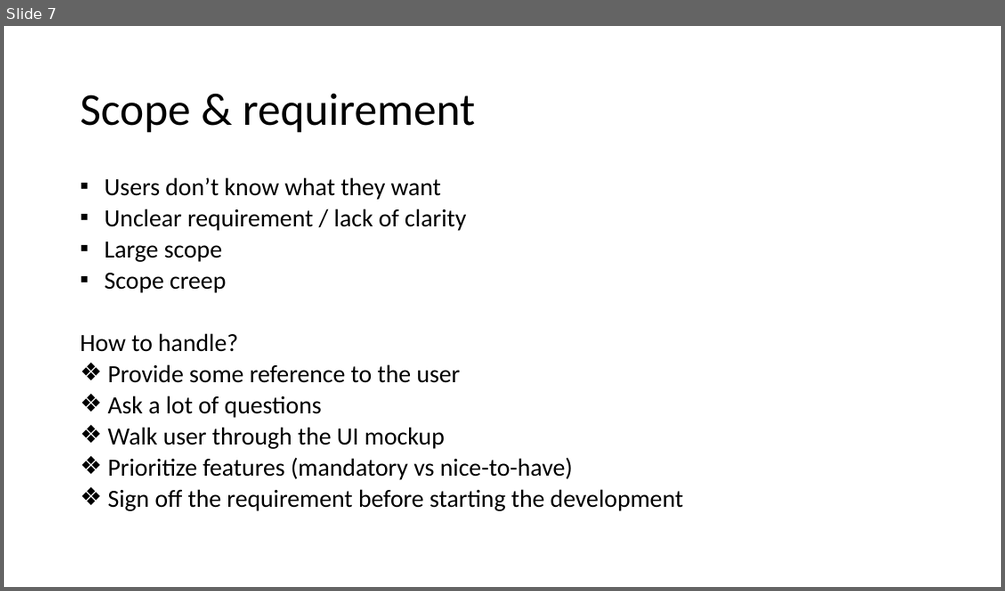
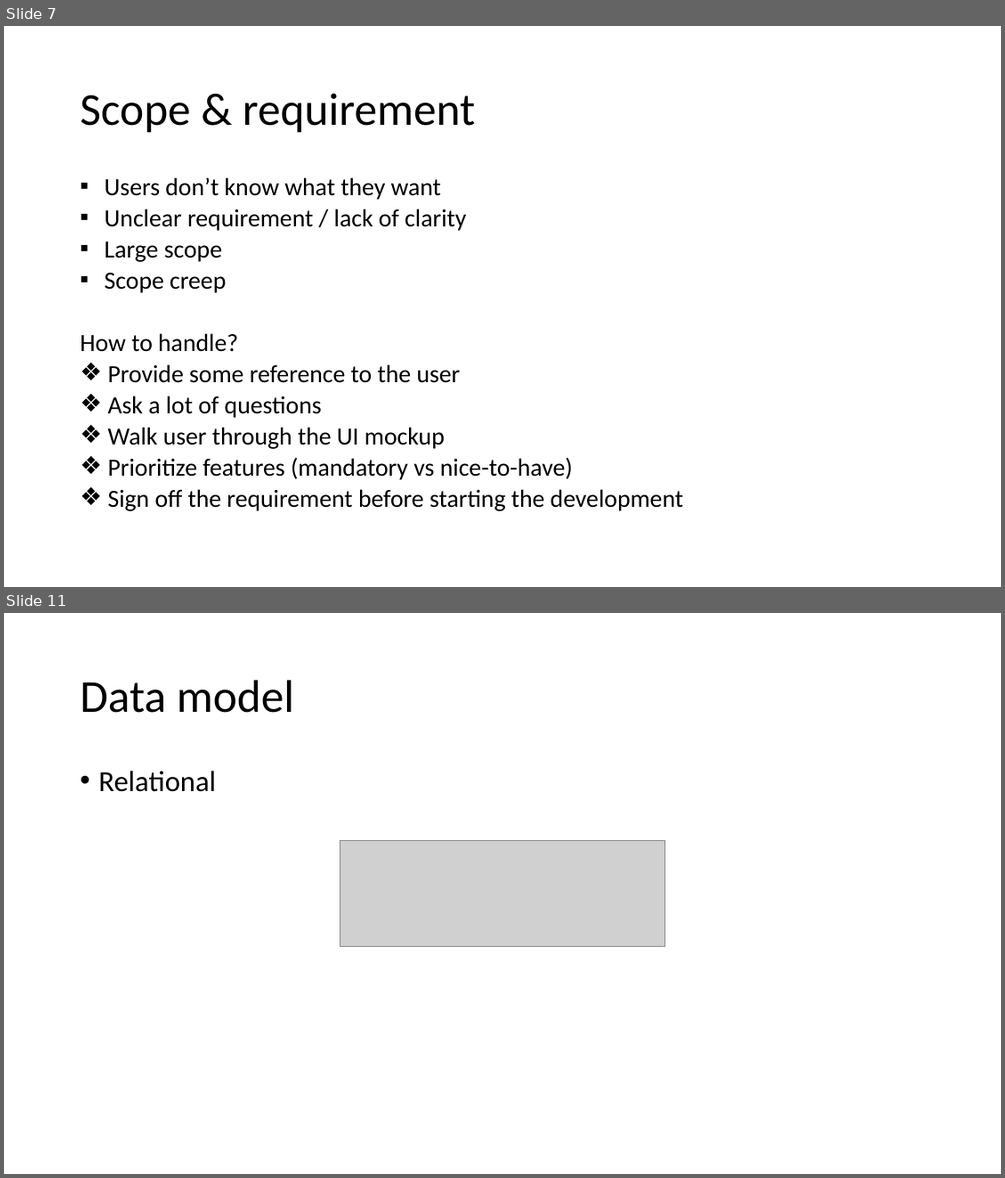
Before and after one commit to oyviktorisa/software-engineering-2023.1, a slide deck: Analisa Kebutuhan Perangkat Lunak.pptx. Shown one above the other, each under a label of ours: slide 7 before the commit, slides 7 and 11 after it; the slides between them are not shown. The pictures are 1005x591 and 1005x1178 pixels, drawn with LibreOffice and Linux fonts; fonts in the diff are those of the drawing; grey boxes stand for pictures. Boxes give left, top, right and bottom in pixels: in the first picture for what was removed or moved away, otherwise in the second. Text is boxed around its words. In the diff, an @@ line names an element or a change of style, - is before the commit and + after.

```diff
--- a/Analisa Kebutuhan Perangkat Lunak.pptx
+++ b/Analisa Kebutuhan Perangkat Lunak.pptx
@@ slide 11 added at [4,613,1001,1174], background #FFFFFF @@
@@ title added at [80,680,294,713], 44 pt, text #000000 @@
+Data model
@@ text added at [98,771,216,792], 28 pt, text #000000 @@
+• Relational
@@ picture added at [340,840,665,947] @@
```
Also in this commit, not shown: 1 slide changed, 3 other slides added, 1 other file.
